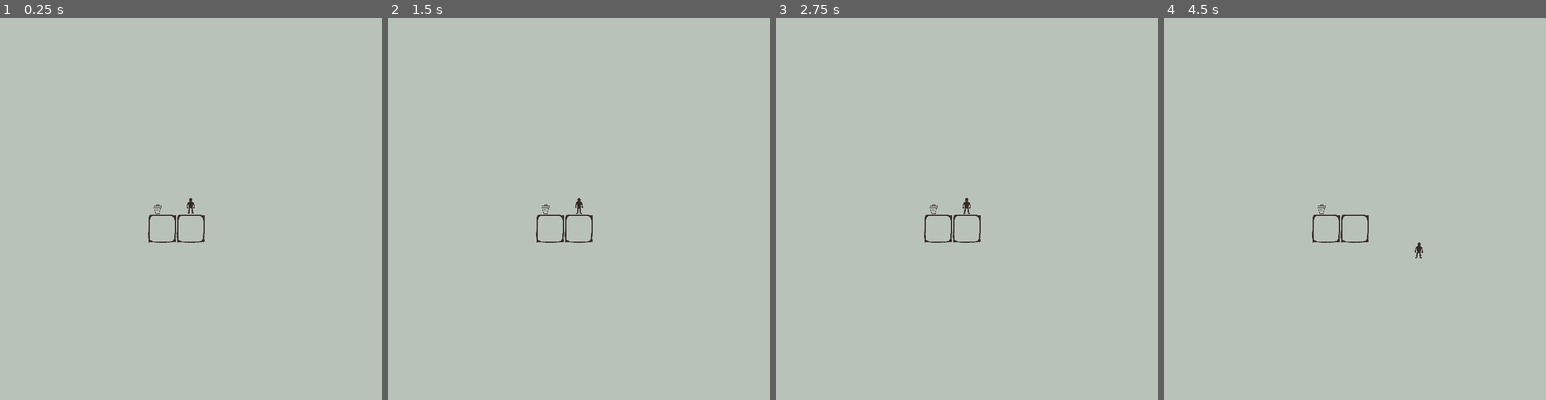
Above: before the commit, frames 1-4 (left to right).
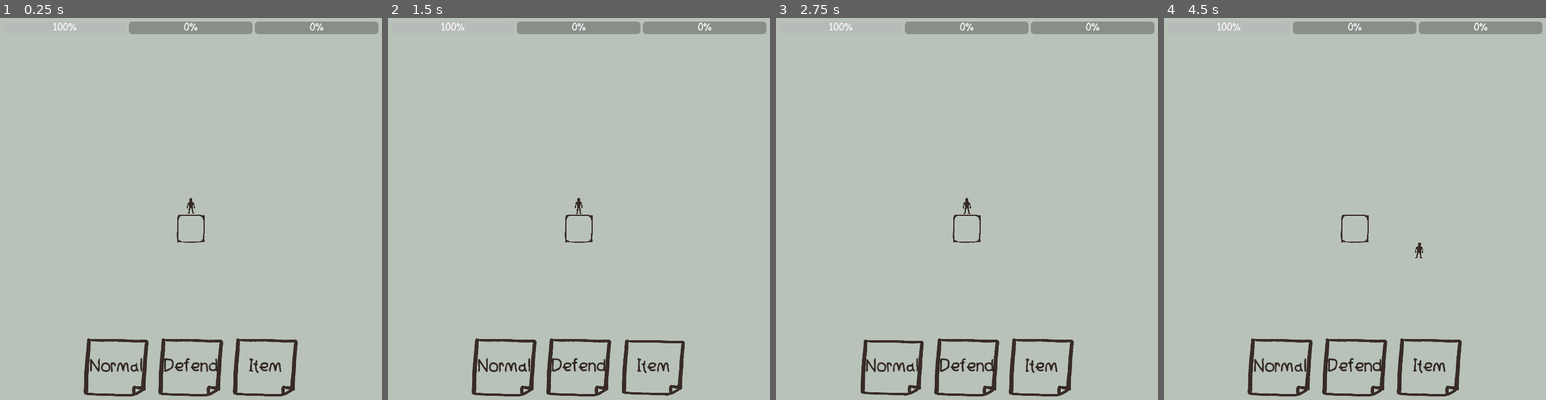
Above: after the commit, the same moments.

Repository: CrownedDuck/JamCraft_Project
Game: Godot game, scene res://Scenes/Level/level.tscn
Same seed, same stepped clock (60 frames per second), same inputs: the game is played once before the commit and once after it. The project has no main scene, so this scene is started directly.
Inputs (mouse positions are in pixels of both pictures, inside the frame that each line leads up to):
- Up to frame 1 (0.25 s): no input
- Up to frame 2 (1.5 s): click (579, 365) at 0.5 s, where only the run after the commit has a clickable "Defend"; click (655, 365) at 1.25 s, where only the run after the commit has a clickable "Item"
- Up to frame 3 (2.75 s): click (890, 365) at 2 s, where only the run after the commit has a clickable "Normal"
- Up to frame 4 (4.5 s): click (1278, 365) at 2.75 s, where only the run after the commit has a clickable "Normal"; move the mouse to (1439, 189) at 3.52 s; hold D (move_right) from 3.53 s (still down); click (1439, 189) at 3.67 s; tap Space (move_jump) at 3.77 s; move the mouse to (1278, 228) at 4.27 s; click (1278, 228) at 4.42 s

The runs differ from the first frame. In frame 1, 4.4% of the frame differs, in the area x 14-100%, y 0-100%; in frame 2, 4.4%; in frame 3, 4.4%; in frame 4, 4.5%.

Commit message:
Quick tweeks

Diff:
--- /dev/null
+++ b/Resources/Global_Signals.gd
@@ -0,0 +1,3 @@
+extends Node
+
+signal CHANGE_PLAYER_STATE(STATE)
--- a/Scenes/Characters/Human_player.gd
+++ b/Scenes/Characters/Human_player.gd
@@ -14,7 +14,7 @@
 
 var coyote_time_activated:bool = false
 
-var can_move = true
+@export var can_move = true
 
 const jump_height:float = -330.0
 const wall_ride: float = -110
--- a/Scenes/Characters/Human_player.tscn
+++ b/Scenes/Characters/Human_player.tscn
@@ -113,159 +113,6 @@
 "values": [Vector2(0.42092, 0), Vector2(0, 9), Vector2(0.42092, 0)]
 }
 
-[sub_resource type="Animation" id="Animation_whiix"]
-resource_name = "Idle"
-length = 2.0
-loop_mode = 1
-step = 0.1
-tracks/0/type = "value"
-tracks/0/imported = false
-tracks/0/enabled = true
-tracks/0/path = NodePath("Anims:animation")
-tracks/0/interp = 1
-tracks/0/loop_wrap = true
-tracks/0/keys = {
-"times": PackedFloat32Array(0),
-"transitions": PackedFloat32Array(1),
-"update": 1,
-"values": [&"Idle"]
-}
-tracks/1/type = "value"
-tracks/1/imported = false
-tracks/1/enabled = false
-tracks/1/path = NodePath("Anims:skew")
-tracks/1/interp = 2
-tracks/1/loop_wrap = true
-tracks/1/keys = {
-"times": PackedFloat32Array(0, 0.6, 1.1, 1.7),
-"transitions": PackedFloat32Array(1, 1, 1, 1),
-"update": 0,
-"values": [0.0, 0.0174533, 0.0, 0.0174533]
-}
-tracks/2/type = "value"
-tracks/2/imported = false
-tracks/2/enabled = true
-tracks/2/path = NodePath("Anims:position")
-tracks/2/interp = 2
-tracks/2/loop_wrap = true
-tracks/2/keys = {
-"times": PackedFloat32Array(0, 0.6, 1.1, 1.7),
-"transitions": PackedFloat32Array(1, 1, 1, 1),
-"update": 0,
-"values": [Vector2(0, 0), Vector2(-0.5, 0), Vector2(0, 0), Vector2(0.5, 0)]
-}
-tracks/3/type = "value"
-tracks/3/imported = false
-tracks/3/enabled = true
-tracks/3/path = NodePath("Anims:scale")
-tracks/3/interp = 2
-tracks/3/loop_wrap = true
-tracks/3/keys = {
-"times": PackedFloat32Array(0, 0.6, 1.7),
-"transitions": PackedFloat32Array(1, 1, 1),
-"update": 0,
-"values": [Vector2(0.1, 0.1), Vector2(0.102, 0.102), Vector2(0.102, 0.102)]
-}
-tracks/4/type = "value"
-tracks/4/imported = false
-tracks/4/enabled = true
-tracks/4/path = NodePath("Anims:rotation")
-tracks/4/interp = 1
-tracks/4/loop_wrap = true
-tracks/4/keys = {
-"times": PackedFloat32Array(0),
-"transitions": PackedFloat32Array(1),
-"update": 0,
-"values": [0.0]
-}
-tracks/5/type = "value"
-tracks/5/imported = false
-tracks/5/enabled = true
-tracks/5/path = NodePath("Anims:frame")
-tracks/5/interp = 1
-tracks/5/loop_wrap = true
-tracks/5/keys = {
-"times": PackedFloat32Array(0, 1),
-"transitions": PackedFloat32Array(1, 1),
-"update": 1,
-"values": [0, 1]
-}
-
-[sub_resource type="Animation" id="Animation_0suw1"]
-length = 0.001
-tracks/0/type = "value"
-tracks/0/imported = false
-tracks/0/enabled = true
-tracks/0/path = NodePath("Anims:animation")
-tracks/0/interp = 1
-tracks/0/loop_wrap = true
-tracks/0/keys = {
-"times": PackedFloat32Array(0),
-"transitions": PackedFloat32Array(1),
-"update": 1,
-"values": [&"Idle"]
-}
-tracks/1/type = "value"
-tracks/1/imported = false
-tracks/1/enabled = true
-tracks/1/path = NodePath("Anims:skew")
-tracks/1/interp = 1
-tracks/1/loop_wrap = true
-tracks/1/keys = {
-"times": PackedFloat32Array(0),
-"transitions": PackedFloat32Array(1),
-"update": 0,
-"values": [0.0]
-}
-tracks/2/type = "value"
-tracks/2/imported = false
-tracks/2/enabled = true
-tracks/2/path = NodePath("Anims:position")
-tracks/2/interp = 1
-tracks/2/loop_wrap = true
-tracks/2/keys = {
-"times": PackedFloat32Array(0),
-"transitions": PackedFloat32Array(1),
-"update": 0,
-"values": [Vector2(0, 0)]
-}
-tracks/3/type = "value"
-tracks/3/imported = false
-tracks/3/enabled = true
-tracks/3/path = NodePath("Anims:scale")
-tracks/3/interp = 1
-tracks/3/loop_wrap = true
-tracks/3/keys = {
-"times": PackedFloat32Array(0),
-"transitions": PackedFloat32Array(1),
-"update": 0,
-"values": [Vector2(0.1, 0.1)]
-}
-tracks/4/type = "value"
-tracks/4/imported = false
-tracks/4/enabled = true
-tracks/4/path = NodePath("Anims:rotation")
-tracks/4/interp = 1
-tracks/4/loop_wrap = true
-tracks/4/keys = {
-"times": PackedFloat32Array(0),
-"transitions": PackedFloat32Array(1),
-"update": 0,
-"values": [0.0]
-}
-tracks/5/type = "value"
-tracks/5/imported = false
-tracks/5/enabled = true
-tracks/5/path = NodePath("Anims:frame")
-tracks/5/interp = 1
-tracks/5/loop_wrap = true
-tracks/5/keys = {
-"times": PackedFloat32Array(0),
-"transitions": PackedFloat32Array(1),
-"update": 1,
-"values": [0]
-}
-
 [sub_resource type="Animation" id="Animation_yco37"]
 resource_name = "Carry"
 length = 0.5
@@ -420,6 +267,159 @@
 "values": [0, 0]
 }
 
+[sub_resource type="Animation" id="Animation_whiix"]
+resource_name = "Idle"
+length = 2.0
+loop_mode = 1
+step = 0.1
+tracks/0/type = "value"
+tracks/0/imported = false
+tracks/0/enabled = true
+tracks/0/path = NodePath("Anims:animation")
+tracks/0/interp = 1
+tracks/0/loop_wrap = true
+tracks/0/keys = {
+"times": PackedFloat32Array(0),
+"transitions": PackedFloat32Array(1),
+"update": 1,
+"values": [&"Idle"]
+}
+tracks/1/type = "value"
+tracks/1/imported = false
+tracks/1/enabled = false
+tracks/1/path = NodePath("Anims:skew")
+tracks/1/interp = 2
+tracks/1/loop_wrap = true
+tracks/1/keys = {
+"times": PackedFloat32Array(0, 0.6, 1.1, 1.7),
+"transitions": PackedFloat32Array(1, 1, 1, 1),
+"update": 0,
+"values": [0.0, 0.0174533, 0.0, 0.0174533]
+}
+tracks/2/type = "value"
+tracks/2/imported = false
+tracks/2/enabled = false
+tracks/2/path = NodePath("Anims:position")
+tracks/2/interp = 2
+tracks/2/loop_wrap = true
+tracks/2/keys = {
+"times": PackedFloat32Array(0, 0.6, 1.1, 1.7),
+"transitions": PackedFloat32Array(1, 1, 1, 1),
+"update": 0,
+"values": [Vector2(0, 0), Vector2(-0.5, 0), Vector2(0, 0), Vector2(0.5, 0)]
+}
+tracks/3/type = "value"
+tracks/3/imported = false
+tracks/3/enabled = true
+tracks/3/path = NodePath("Anims:scale")
+tracks/3/interp = 2
+tracks/3/loop_wrap = true
+tracks/3/keys = {
+"times": PackedFloat32Array(0, 0.6, 1.7),
+"transitions": PackedFloat32Array(1, 1, 1),
+"update": 0,
+"values": [Vector2(0.1, 0.1), Vector2(0.102, 0.102), Vector2(0.102, 0.102)]
+}
+tracks/4/type = "value"
+tracks/4/imported = false
+tracks/4/enabled = true
+tracks/4/path = NodePath("Anims:rotation")
+tracks/4/interp = 1
+tracks/4/loop_wrap = true
+tracks/4/keys = {
+"times": PackedFloat32Array(0),
+"transitions": PackedFloat32Array(1),
+"update": 0,
+"values": [0.0]
+}
+tracks/5/type = "value"
+tracks/5/imported = false
+tracks/5/enabled = true
+tracks/5/path = NodePath("Anims:frame")
+tracks/5/interp = 1
+tracks/5/loop_wrap = true
+tracks/5/keys = {
+"times": PackedFloat32Array(0, 1),
+"transitions": PackedFloat32Array(1, 1),
+"update": 1,
+"values": [0, 1]
+}
+
+[sub_resource type="Animation" id="Animation_0suw1"]
+length = 0.001
+tracks/0/type = "value"
+tracks/0/imported = false
+tracks/0/enabled = true
+tracks/0/path = NodePath("Anims:animation")
+tracks/0/interp = 1
+tracks/0/loop_wrap = true
+tracks/0/keys = {
+"times": PackedFloat32Array(0),
+"transitions": PackedFloat32Array(1),
+"update": 1,
+"values": [&"Idle"]
+}
+tracks/1/type = "value"
+tracks/1/imported = false
+tracks/1/enabled = true
+tracks/1/path = NodePath("Anims:skew")
+tracks/1/interp = 1
+tracks/1/loop_wrap = true
+tracks/1/keys = {
+"times": PackedFloat32Array(0),
+"transitions": PackedFloat32Array(1),
+"update": 0,
+"values": [0.0]
+}
+tracks/2/type = "value"
+tracks/2/imported = false
+tracks/2/enabled = true
+tracks/2/path = NodePath("Anims:position")
+tracks/2/interp = 1
+tracks/2/loop_wrap = true
+tracks/2/keys = {
+"times": PackedFloat32Array(0),
+"transitions": PackedFloat32Array(1),
+"update": 0,
+"values": [Vector2(0, 0)]
+}
+tracks/3/type = "value"
+tracks/3/imported = false
+tracks/3/enabled = true
+tracks/3/path = NodePath("Anims:scale")
+tracks/3/interp = 1
+tracks/3/loop_wrap = true
+tracks/3/keys = {
+"times": PackedFloat32Array(0),
+"transitions": PackedFloat32Array(1),
+"update": 0,
+"values": [Vector2(0.1, 0.1)]
+}
+tracks/4/type = "value"
+tracks/4/imported = false
+tracks/4/enabled = true
+tracks/4/path = NodePath("Anims:rotation")
+tracks/4/interp = 1
+tracks/4/loop_wrap = true
+tracks/4/keys = {
+"times": PackedFloat32Array(0),
+"transitions": PackedFloat32Array(1),
+"update": 0,
+"values": [0.0]
+}
+tracks/5/type = "value"
+tracks/5/imported = false
+tracks/5/enabled = true
+tracks/5/path = NodePath("Anims:frame")
+tracks/5/interp = 1
+tracks/5/loop_wrap = true
+tracks/5/keys = {
+"times": PackedFloat32Array(0),
+"transitions": PackedFloat32Array(1),
+"update": 1,
+"values": [0]
+}
+
 [sub_resource type="AnimationLibrary" id="AnimationLibrary_71n2s"]
 _data = {
 "Block": SubResource("Animation_a6t16"),
--- a/Scenes/Level/level.tscn
+++ b/Scenes/Level/level.tscn
@@ -2,22 +2,17 @@
 
 [ext_resource type="PackedScene" uid="uid://hyuejxnho0dq" path="res://Scenes/Characters/Human_player.tscn" id="1_l46t4"]
 [ext_resource type="PackedScene" uid="uid://b33kr2w6c8flb" path="res://Scenes/Other/wall_block.tscn" id="2_fsci4"]
-[ext_resource type="PackedScene" uid="uid://jpfkt7nkn1qm" path="res://Scenes/Other/throwable_object.tscn" id="3_s4r4u"]
+[ext_resource type="PackedScene" uid="uid://bbs66iv5dt6aa" path="res://Scenes/UI/ui.tscn" id="3_k6dcy"]
 
 [node name="Level" type="Node2D"]
 
 [node name="Wall_Block" parent="." instance=ExtResource("2_fsci4")]
 position = Vector2(336, 384)
 
-[node name="Wall_Block2" parent="." instance=ExtResource("2_fsci4")]
-position = Vector2(288, 384)
-
 [node name="Camera2D" type="Camera2D" parent="."]
 position = Vector2(336, 352)
 
 [node name="Human_Player" parent="." instance=ExtResource("1_l46t4")]
-position = Vector2(336, 344)
+position = Vector2(336, 336)
 
-[node name="Throwable_Object" parent="." instance=ExtResource("3_s4r4u")]
-position = Vector2(280, 344)
-OBJECT = "Trash_Can"
+[node name="UI" parent="." instance=ExtResource("3_k6dcy")]
--- a/Scenes/Other/throwable_object.gd
+++ /dev/null
@@ -1,34 +0,0 @@
-extends CharacterBody2D
-
-var pickedParent:Node
-@export var OBJECT:String
-
-var gravity:float = 12.0
-const max_gravity:float = 14.5
-
-const max_speed:float = 200
-const acceleration:float = 8
-const friction:float = 10
-
-func _ready():
-	$AnimatedSprite2D.play(OBJECT)
-
-func _physics_process(delta):
-	if pickedParent:
-		$CollisionShape2D.set_deferred("disabled",true)
-		velocity = lerp(velocity, (pickedParent.picked_point.global_position - global_position).normalized() * max_speed, delta*acceleration)
-		gravity = 0
-	else:
-		gravity = lerp(gravity, max_gravity, 12.0 * delta)
-		if is_on_floor():
-			velocity.x = lerp(velocity.x, 0.0, delta*acceleration*friction)
-		velocity.y += gravity
-	move_and_slide()
-func _unhandled_input(event):
-	if pickedParent:
-		if event is InputEventMouseButton:
-			if event.button_index == MOUSE_BUTTON_LEFT and event.is_pressed():
-				pickedParent.change_state("Carry",null,true,false)
-				pickedParent = null
-				velocity = (get_global_mouse_position() - global_position).normalized() * max_speed
-				$CollisionShape2D.set_deferred("disabled",false)
--- a/Scenes/Other/throwable_object.tscn
+++ /dev/null
@@ -1,109 +0,0 @@
-[gd_scene load_steps=16 format=3 uid="uid://jpfkt7nkn1qm"]
-
-[ext_resource type="Script" path="res://Scenes/Other/throwable_object.gd" id="1_d8n1u"]
-[ext_resource type="Shader" path="res://Resources/Wobble.gdshader" id="2_lusbc"]
-[ext_resource type="Texture2D" uid="uid://cfv4idqbah7gc" path="res://Assets/CoMiGoFantasyIcons/PNG_White/Coffin.png" id="3_78rle"]
-[ext_resource type="Texture2D" uid="uid://cnil0c0mramit" path="res://Assets/CoMiGoFantasyIcons/PNG_White/Crystal.png" id="4_j5iqs"]
-[ext_resource type="Texture2D" uid="uid://b6phy4nd0c3lw" path="res://Assets/CoMiGoFantasyIcons/PNG_White/Arrow_Up_03.png" id="5_pgb4f"]
-[ext_resource type="Texture2D" uid="uid://jlb0a25fn4e1" path="res://Assets/CoMiGoFantasyIcons/PNG_White/Log.png" id="6_1dbe2"]
-[ext_resource type="Texture2D" uid="uid://bbfwxnk1bsucj" path="res://Assets/CoMiGoFantasyIcons/PNG_White/Logs.png" id="7_akkv2"]
-[ext_resource type="Texture2D" uid="uid://b66ygth2x7g7s" path="res://Assets/CoMiGoFantasyIcons/PNG_White/Rock.png" id="8_0a4ru"]
-[ext_resource type="Texture2D" uid="uid://dnqms704mtmk6" path="res://Assets/CoMiGoFantasyIcons/PNG_White/Skull.png" id="9_tuibt"]
-[ext_resource type="Texture2D" uid="uid://bytuifs4rm7wv" path="res://Assets/CoMiGoFantasyIcons/PNG_White/Trashcan.png" id="10_0dtiw"]
-
-[sub_resource type="FastNoiseLite" id="FastNoiseLite_rtyuc"]
-frequency = 0.0311
-
-[sub_resource type="NoiseTexture2D" id="NoiseTexture2D_fbawx"]
-noise = SubResource("FastNoiseLite_rtyuc")
-
-[sub_resource type="ShaderMaterial" id="ShaderMaterial_0hlpw"]
-shader = ExtResource("2_lusbc")
-shader_parameter/strength = 0.01
-shader_parameter/speed = 3.0
-shader_parameter/frames = 10
-shader_parameter/color = Color(1, 1, 1, 1)
-shader_parameter/flowMap = SubResource("NoiseTexture2D_fbawx")
-
-[sub_resource type="SpriteFrames" id="SpriteFrames_h62rf"]
-animations = [{
-"frames": [{
-"duration": 1.0,
-"texture": ExtResource("3_78rle")
-}],
-"loop": true,
-"name": &"Coffin",
-"speed": 5.0
-}, {
-"frames": [{
-"duration": 1.0,
-"texture": ExtResource("4_j5iqs")
-}],
-"loop": true,
-"name": &"Crystal",
-"speed": 5.0
-}, {
-"frames": [{
-"duration": 1.0,
-"texture": ExtResource("5_pgb4f")
-}],
-"loop": true,
-"name": &"Icon",
-"speed": 5.0
-}, {
-"frames": [{
-"duration": 1.0,
-"texture": ExtResource("6_1dbe2")
-}],
-"loop": true,
-"name": &"Log",
-"speed": 5.0
-}, {
-"frames": [{
-"duration": 1.0,
-"texture": ExtResource("7_akkv2")
-}],
-"loop": true,
-"name": &"Logs",
-"speed": 5.0
-}, {
-"frames": [{
-"duration": 1.0,
-"texture": ExtResource("8_0a4ru")
-}],
-"loop": true,
-"name": &"Rock",
-"speed": 5.0
-}, {
-"frames": [{
-"duration": 1.0,
-"texture": ExtResource("9_tuibt")
-}],
-"loop": true,
-"name": &"Skull",
-"speed": 5.0
-}, {
-"frames": [{
-"duration": 1.0,
-"texture": ExtResource("10_0dtiw")
-}],
-"loop": true,
-"name": &"Trash_Can",
-"speed": 5.0
-}]
-
-[sub_resource type="RectangleShape2D" id="RectangleShape2D_x7eac"]
-size = Vector2(16, 16)
-
-[node name="Throwable_Object" type="CharacterBody2D" groups=["INTERACTABLE"]]
-script = ExtResource("1_d8n1u")
-
-[node name="AnimatedSprite2D" type="AnimatedSprite2D" parent="."]
-modulate = Color(0.219608, 0.168627, 0.14902, 1)
-material = SubResource("ShaderMaterial_0hlpw")
-scale = Vector2(0.05, 0.05)
-sprite_frames = SubResource("SpriteFrames_h62rf")
-animation = &"Trash_Can"
-
-[node name="CollisionShape2D" type="CollisionShape2D" parent="."]
-shape = SubResource("RectangleShape2D_x7eac")
--- a/Scenes/UI/ui.tscn
+++ b/Scenes/UI/ui.tscn
@@ -1,3 +1,138 @@
-[gd_scene format=3 uid="uid://bbs66iv5dt6aa"]
+[gd_scene load_steps=10 format=3 uid="uid://bbs66iv5dt6aa"]
+
+[ext_resource type="Texture2D" uid="uid://dus4lbobrwevv" path="res://Assets/CoMiGoFantasyIcons/PNG_White/File.png" id="1_66qh5"]
+[ext_resource type="Shader" path="res://Resources/Wobble.gdshader" id="2_5g4b8"]
+
+[sub_resource type="StyleBoxEmpty" id="StyleBoxEmpty_8rynj"]
+
+[sub_resource type="StyleBoxTexture" id="StyleBoxTexture_h785l"]
+texture = ExtResource("1_66qh5")
+texture_margin_left = 3.0
+texture_margin_top = 3.0
+texture_margin_right = 3.0
+texture_margin_bottom = 3.0
+expand_margin_left = 8.0
+expand_margin_right = 8.0
+
+[sub_resource type="StyleBoxTexture" id="StyleBoxTexture_qcu78"]
+texture = ExtResource("1_66qh5")
+expand_margin_left = 8.0
+expand_margin_right = 8.0
+
+[sub_resource type="Theme" id="Theme_xqu1i"]
+Button/styles/focus = SubResource("StyleBoxEmpty_8rynj")
+Button/styles/hover = SubResource("StyleBoxTexture_h785l")
+Button/styles/normal = SubResource("StyleBoxTexture_qcu78")
+Button/styles/pressed = SubResource("StyleBoxTexture_qcu78")
+
+[sub_resource type="FastNoiseLite" id="FastNoiseLite_rtyuc"]
+frequency = 0.0311
+
+[sub_resource type="NoiseTexture2D" id="NoiseTexture2D_lbnfp"]
+noise = SubResource("FastNoiseLite_rtyuc")
+
+[sub_resource type="ShaderMaterial" id="ShaderMaterial_xmyli"]
+shader = ExtResource("2_5g4b8")
+shader_parameter/strength = 0.01
+shader_parameter/speed = 3.0
+shader_parameter/frames = 10
+shader_parameter/color = Color(1, 1, 1, 1)
+shader_parameter/flowMap = SubResource("NoiseTexture2D_lbnfp")
 
 [node name="UI" type="CanvasLayer"]
+
+[node name="Root" type="Control" parent="."]
+layout_mode = 3
+anchors_preset = 15
+anchor_right = 1.0
+anchor_bottom = 1.0
+offset_left = 10.0
+offset_top = 10.0
+offset_right = -10.0
+offset_bottom = -10.0
+grow_horizontal = 2
+grow_vertical = 2
+theme = SubResource("Theme_xqu1i")
+
+[node name="Horizontal_Align" type="VBoxContainer" parent="Root"]
+layout_mode = 1
+anchors_preset = 15
+anchor_right = 1.0
+anchor_bottom = 1.0
+grow_horizontal = 2
+grow_vertical = 2
+theme_override_constants/separation = 10
+
+[node name="Box1" type="HBoxContainer" parent="Root/Horizontal_Align"]
+custom_minimum_size = Vector2(100, 78.885)
+layout_mode = 2
+
+[node name="Hp" type="ProgressBar" parent="Root/Horizontal_Align/Box1"]
+custom_minimum_size = Vector2(100, 0)
+layout_mode = 2
+size_flags_horizontal = 3
+value = 100.0
+
+[node name="Hp2" type="ProgressBar" parent="Root/Horizontal_Align/Box1"]
+custom_minimum_size = Vector2(100, 0)
+layout_mode = 2
+size_flags_horizontal = 3
+
+[node name="Hp3" type="ProgressBar" parent="Root/Horizontal_Align/Box1"]
+custom_minimum_size = Vector2(100, 0)
+layout_mode = 2
+size_flags_horizontal = 3
+
+[node name="Box2" type="HBoxContainer" parent="Root/Horizontal_Align"]
+custom_minimum_size = Vector2(100, 78.885)
+layout_mode = 2
+
+[node name="Box3" type="HBoxContainer" parent="Root/Horizontal_Align"]
+custom_minimum_size = Vector2(100, 78.885)
+layout_mode = 2
+alignment = 1
+
+[node name="Box4" type="HBoxContainer" parent="Root/Horizontal_Align"]
+custom_minimum_size = Vector2(100, 78.885)
+layout_mode = 2
+
+[node name="Box5" type="HBoxContainer" parent="Root/Horizontal_Align"]
+custom_minimum_size = Vector2(100, 78.885)
+layout_mode = 2
+
+[node name="Box6" type="HBoxContainer" parent="Root/Horizontal_Align"]
+custom_minimum_size = Vector2(100, 78.885)
+layout_mode = 2
+alignment = 1
+
+[node name="State_Buttons" type="HBoxContainer" parent="Root/Horizontal_Align"]
+custom_minimum_size = Vector2(100, 78.885)
+layout_mode = 2
+theme_override_constants/separation = 25
+alignment = 1
+
+[node name="Normal" type="Button" parent="Root/Horizontal_Align/State_Buttons"]
+modulate = Color(0.219608, 0.168627, 0.14902, 1)
+material = SubResource("ShaderMaterial_xmyli")
+custom_minimum_size = Vector2(100, 100)
+layout_mode = 2
+theme_override_font_sizes/font_size = 28
+text = "Normal"
+
+[node name="Defend" type="Button" parent="Root/Horizontal_Align/State_Buttons"]
+modulate = Color(0.219608, 0.168627, 0.14902, 1)
+material = SubResource("ShaderMaterial_xmyli")
+custom_minimum_size = Vector2(100, 100)
+layout_mode = 2
+theme_override_font_sizes/font_size = 28
+text = "Defend
+"
+
+[node name="Item" type="Button" parent="Root/Horizontal_Align/State_Buttons"]
+modulate = Color(0.219608, 0.168627, 0.14902, 1)
+material = SubResource("ShaderMaterial_xmyli")
+custom_minimum_size = Vector2(100, 100)
+layout_mode = 2
+theme_override_font_sizes/font_size = 28
+text = "Item
+"
--- a/project.godot
+++ b/project.godot
@@ -17,6 +17,7 @@
 [autoload]
 
 GlobalVariables="*res://Resources/Global_Variables.gd"
+GlobalSignals="*res://Resources/Global_Signals.gd"
 
 [display]
 
@@ -26,6 +27,10 @@
 [global_group]
 
 INTERACTABLE="Can be interacted with"
+
+[gui]
+
+theme/custom_font="res://Assets/friendlyscribbles/friendlyscribbles.ttf"
 
 [input]
 
Not shown: 2 places in Scenes/Other/wall_block.tscn that only renumber resources
